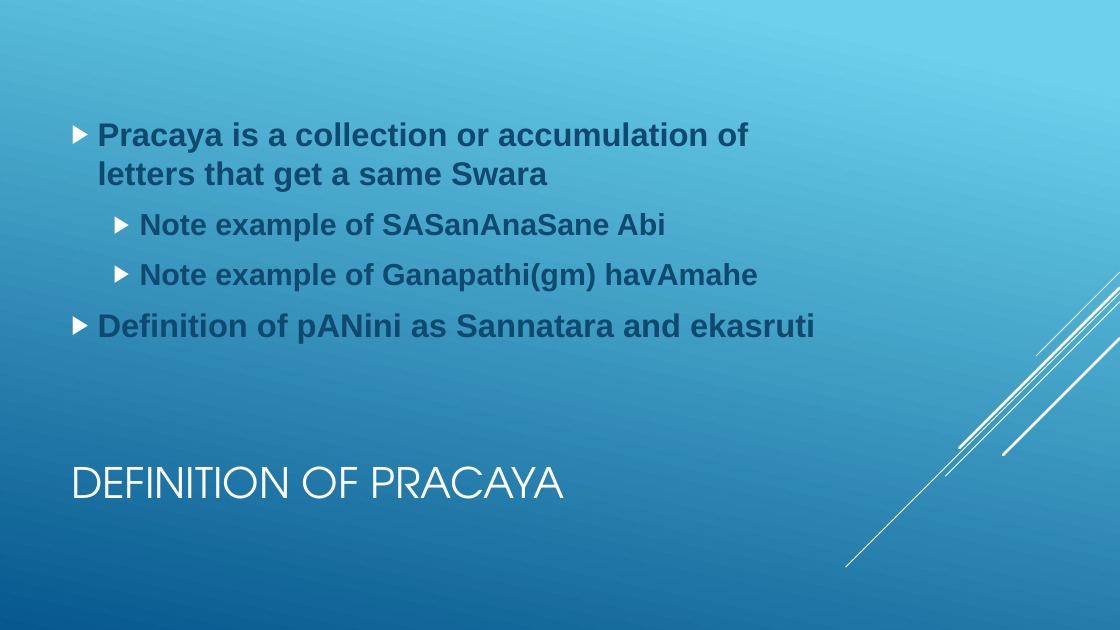
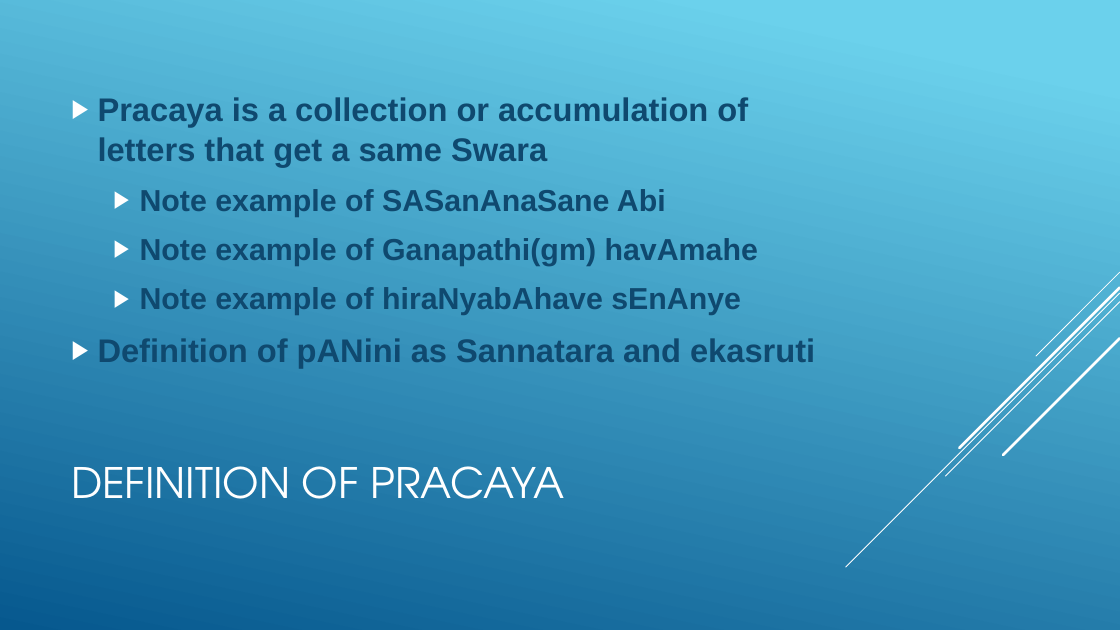
Before and after one commit to KYVeda/texts, a slide deck: slide 67 of Veda Lectures/Veda Basics.pptx. Drawn at 1120x630 pixels with LibreOffice and Linux fonts; fonts in the diff are those of the drawing. Boxes give left, top, right and bottom in pixels: in the first picture for what was removed or moved away, otherwise in the second. Text is boxed around its words. In the diff, an @@ line names an element or a change of style, - is before the commit and + after.

```diff
--- a/Veda Lectures/Veda Basics.pptx
+++ b/Veda Lectures/Veda Basics.pptx
@@ text at bbox=[140, 287, 741, 315]: paragraph added @@
+  ▶ Note example of hiraNyabAhave sEnAnye
```
Also in this commit, not shown: 7 other files.
